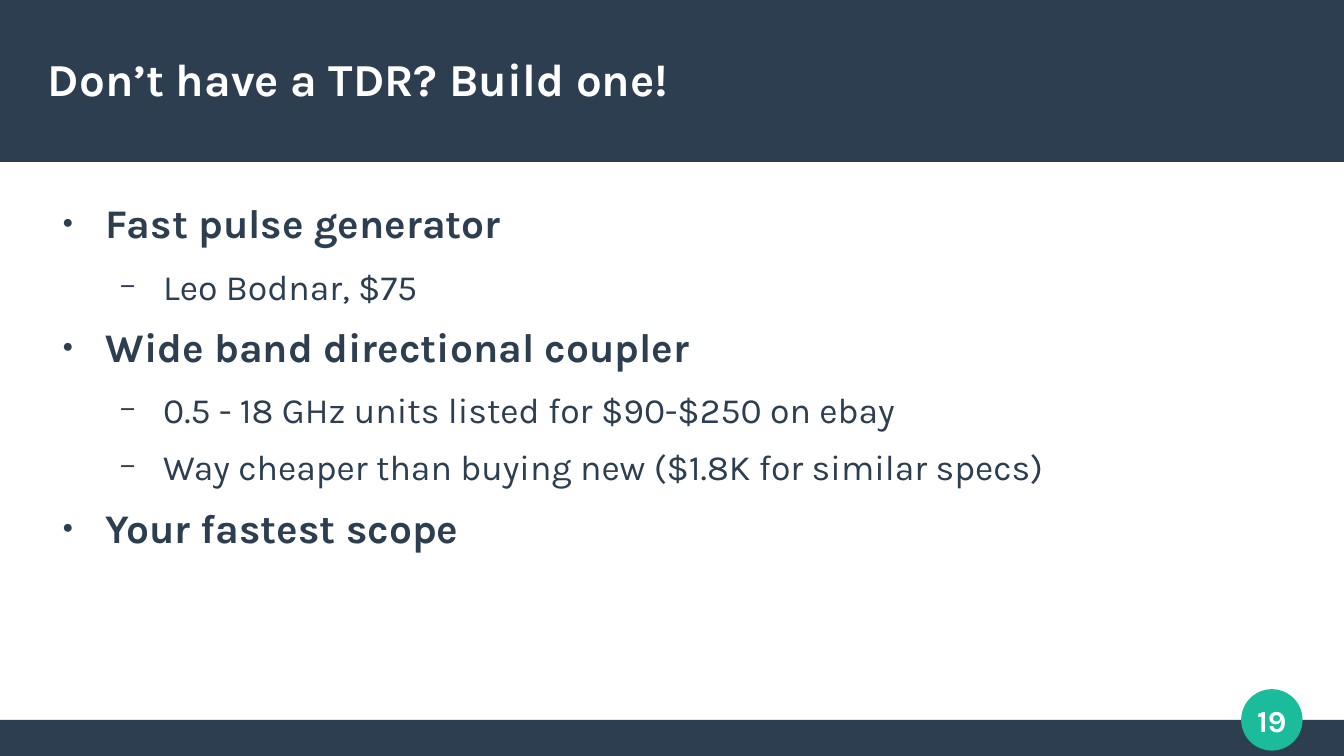
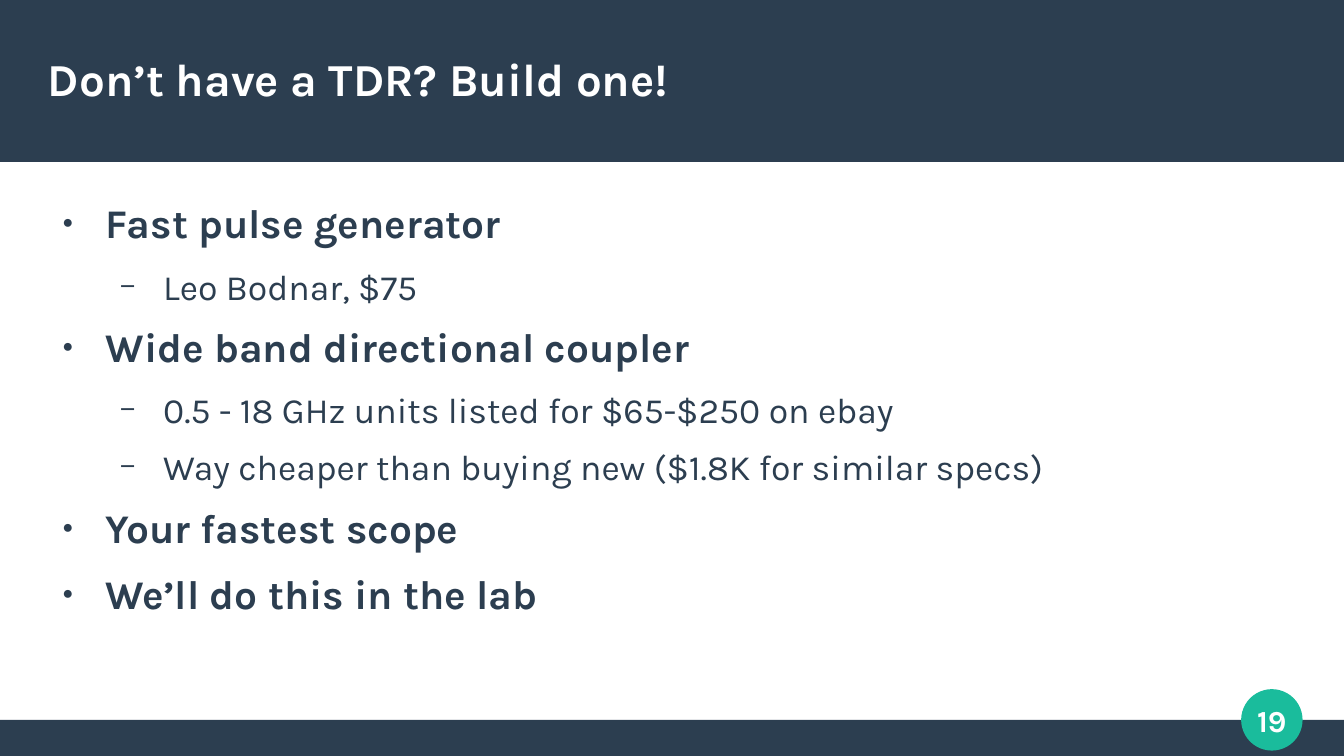
Before and after one commit to azonenberg/electronics-training, a slide deck: slide 19 of oscilloscope-probing/sec01-opener.odp. Drawn at 1344x756 pixels with LibreOffice and Linux fonts; fonts in the diff are those of the drawing. Boxes give left, top, right and bottom in pixels: in the first picture for what was removed or moved away, otherwise in the second. Text is boxed around its words. In the diff, an @@ line names an element or a change of style, - is before the commit and + after.

```diff
--- a/oscilloscope-probing/sec01-opener.odp
+++ b/oscilloscope-probing/sec01-opener.odp
@@ text at (x1=163, y1=397, x2=893, y2=432): text changed @@
-  − 0.5 - 18 GHz units listed for $90-$250 on ebay
+  − 0.5 - 18 GHz units listed for $65-$250 on ebay
@@ text at (x1=106, y1=580, x2=538, y2=610): paragraph added @@
+● We’ll do this in the lab
```
Also in this commit, not shown: 4 other slides changed.
